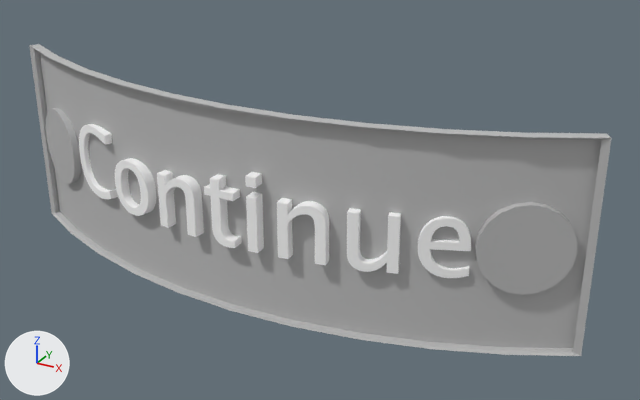
Renders of the FBX model project/Assets/SandBox/AlexSandBox/MainMenuScene/tin_plate_Continue.fbx from each side of a commit.
Camera for both pictures: a 50 mm camera at (0.662, -1.926, 1.719) aimed at (0.087, -0.88, 1.196). Every picture has the same lights, and +X, +Y and +Z are marked at lower left. Where no turn or scale is listed for an object, it has been applied to the vertices.

Objects in the first picture: 'bolt_left', 'bolt_right', 'tin_plate', 'typeMesh1'.
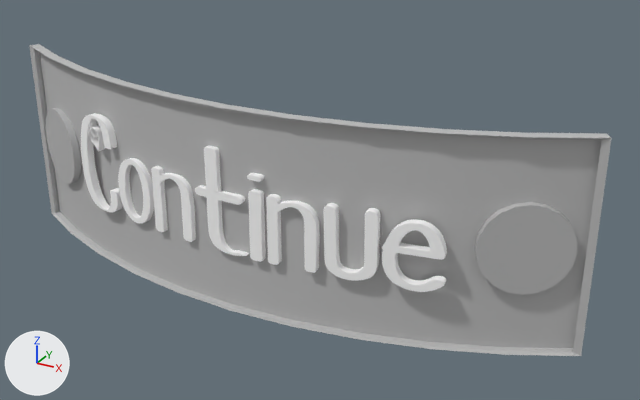
Scene script edits in JSON lines:
```json
{"op": "add", "block": "me_mesh_003_1", "code": ["me_mesh_003_1 = bpy.data.meshes.new('Mesh.003')", "me_mesh_003_1.from_pydata(...)  # 6775 vertices, 6732 faces; spans x -0.305..0.314, y -0.012..0.037, z 0.0..0.158", "me_mesh_003_1.materials.append(mat_typeblinn)  # white #ffffff"]}
{"op": "remove", "block": "ob_typemesh1", "code": ["ob_typemesh1 = bpy.data.objects.new('typeMesh1', me_mesh_003)", "ob_typemesh1.location = (-0.005, -0.975, 1.153)"]}
{"op": "add", "block": "ob_tin_name", "code": ["ob_tin_name = bpy.data.objects.new('tin_name', me_mesh_003_1)", "ob_tin_name.location = (0.0, -0.978, 1.135)"]}
```

What differs and where, as boxes (x1, y1, x2, y2) in the pictures (640 x 400 px):
```json
{"object": "tin_name", "change": "added", "after": [81, 113, 447, 292]}
{"object": "typeMesh1", "change": "deleted", "before": [79, 124, 471, 278]}
```
